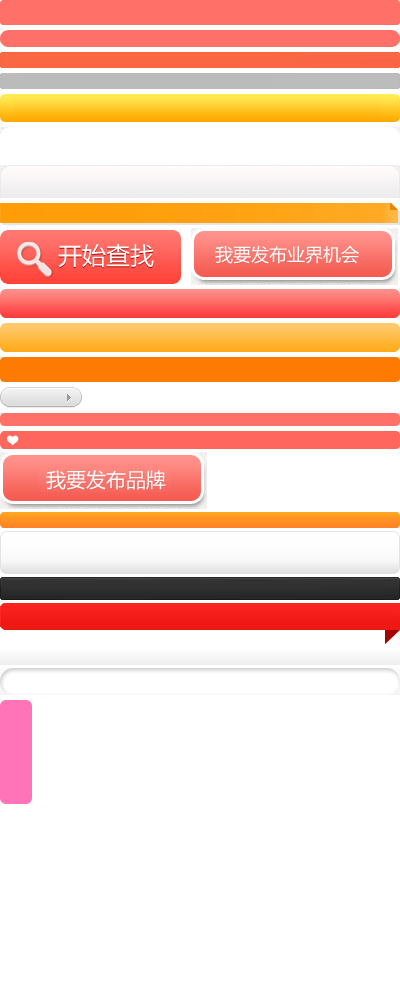
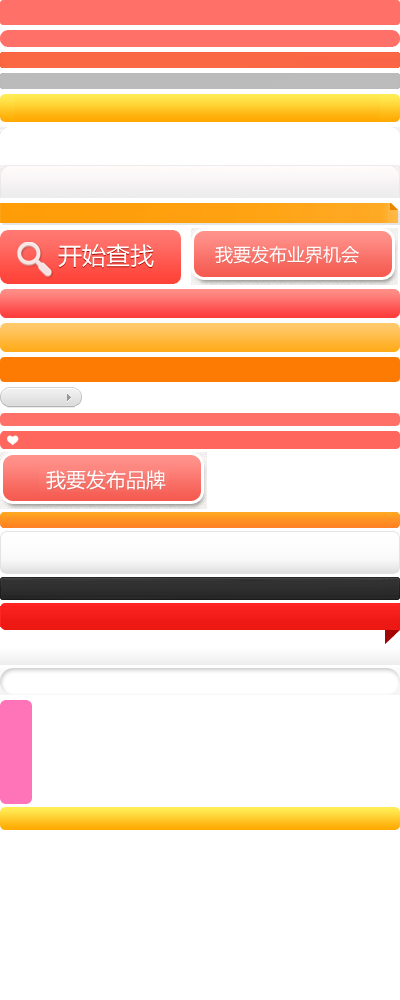
Comparing the layer stacks of the two 400 × 1000 images. Changes:
added layer "图层 29" above "图层 28" over [0, 807, 400, 830]
